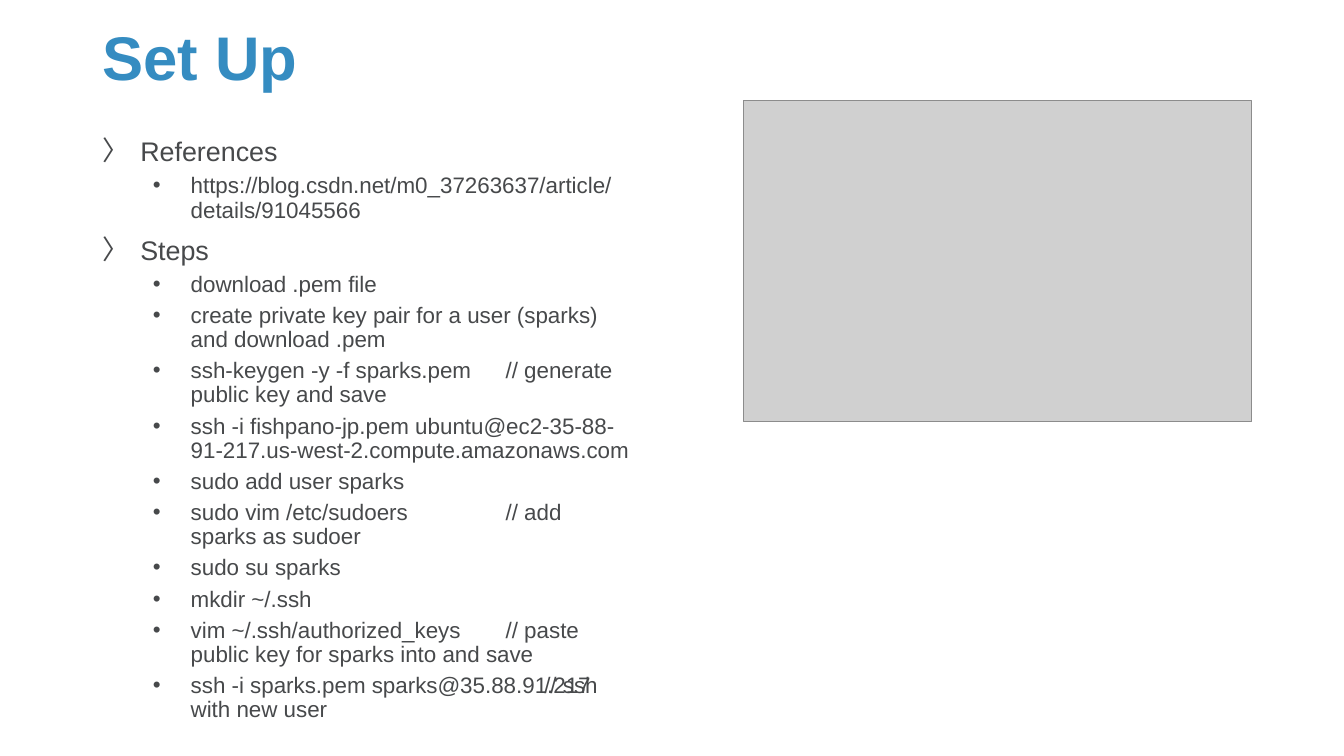
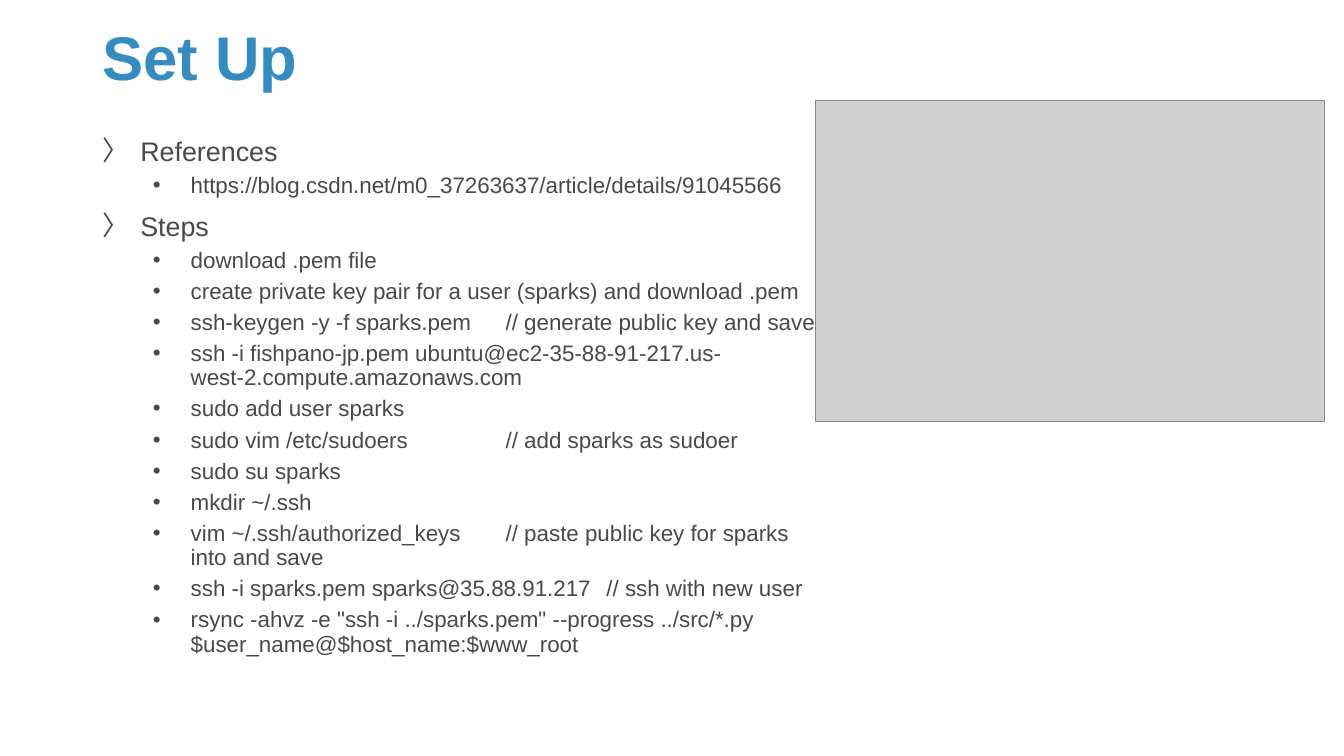
Before and after one commit to Sparks-Lu/TechNotes, a slide deck: slide 36 of Web/Server-Notes.pptx. Drawn at 1344x756 pixels with LibreOffice and Linux fonts; fonts in the diff are those of the drawing; grey boxes stand for pictures; background and template pictures are left out. Boxes give left, top, right and bottom in pixels: in the first picture for what was removed or moved away, otherwise in the second. Text is boxed around its words. In the diff, an @@ line names an element or a change of style, - is before the commit and + after.

```diff
--- a/Web/Server-Notes.pptx
+++ b/Web/Server-Notes.pptx
@@ picture: place and size @@
-picture at (744, 101, 1252, 421)
+picture at (816, 101, 1324, 421)
@@ text at (191, 610, 754, 657): paragraph added @@
+  • rsync -ahvz -e "ssh -i ../sparks.pem" --progress ../src/*.py $user_name@$host_name:$www_root
```
Also in this commit, not shown: 5 other files.
